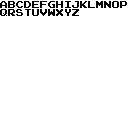
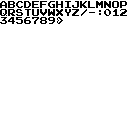
Layered file, before and after one edit (128 × 128). Changes by layer:
painted on "Background" over [0, 9, 127, 24]
hid "Background #1" over [0, 9, 127, 24]
